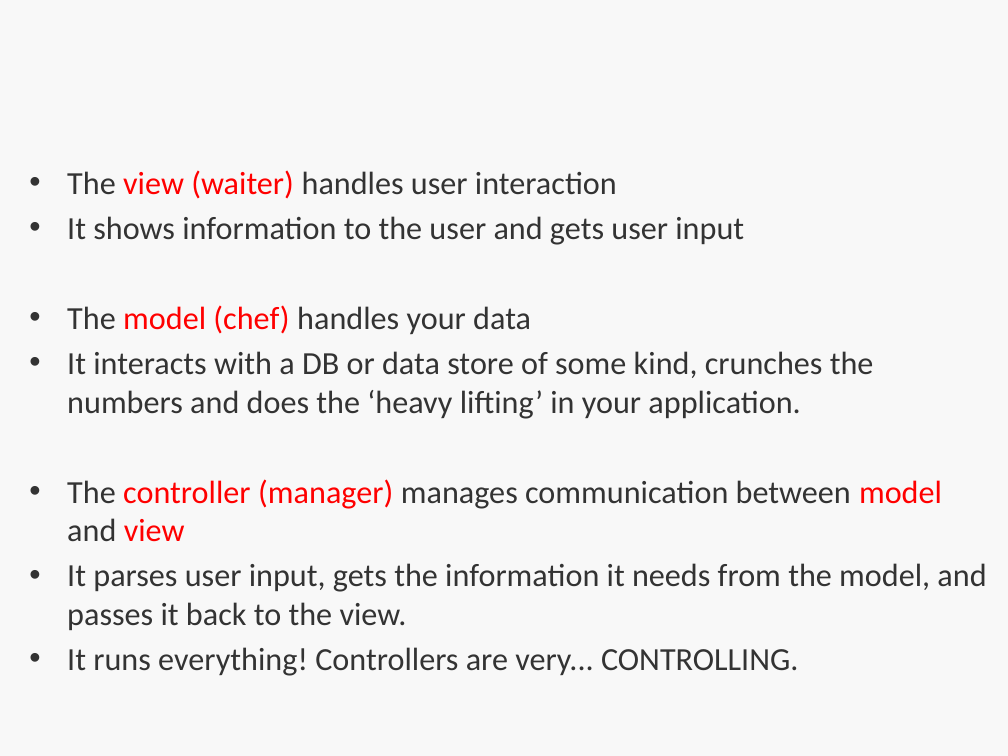
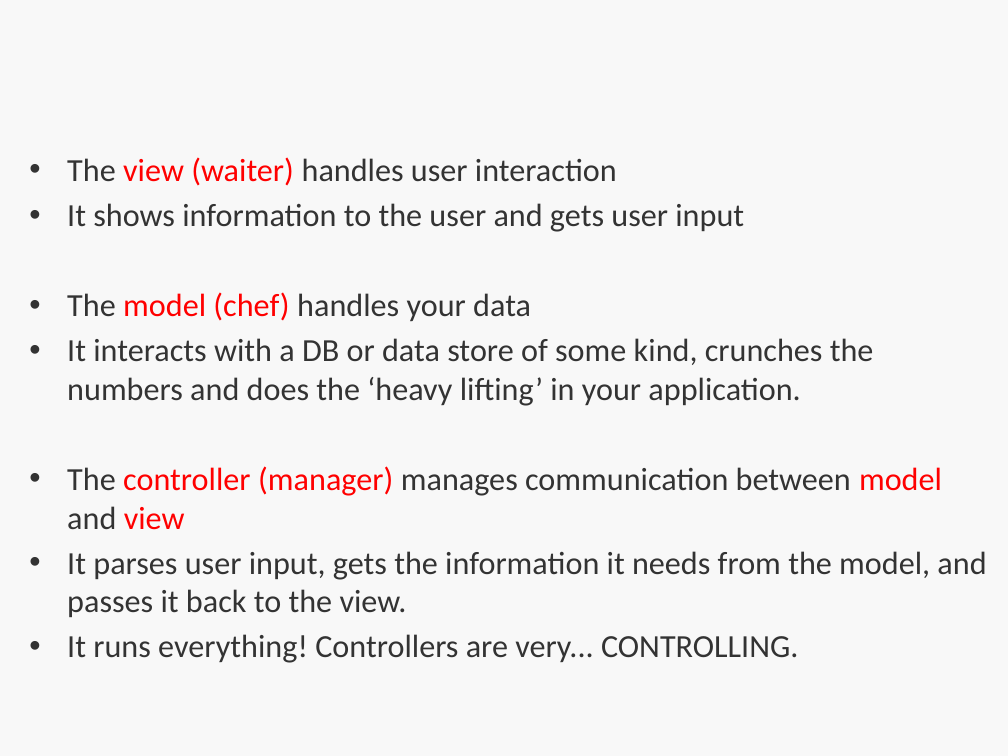
Before and after one commit to bootcoder/lectures, a slide deck: slide 9 of 1phase/ruby-mvc-single-res/HT-MVC.pptx. Drawn at 1008x756 pixels with LibreOffice and Linux fonts; fonts in the diff are those of the drawing; background and template pictures are left out. Boxes give left, top, right and bottom in pixels: in the first picture for what was removed or moved away, otherwise in the second. Text is boxed around its words. In the diff, an @@ line names an element or a change of style, - is before the commit and + after.

```diff
--- a/1phase/ruby-mvc-single-res/HT-MVC.pptx
+++ b/1phase/ruby-mvc-single-res/HT-MVC.pptx
@@ text "The view (waiter) handles user ...": place and size @@
-text "The view (waiter) handles user ..." at (67,170,986,676)
+text "The view (waiter) handles user ..." at (67,157,986,663)
```
Also in this commit, not shown: 1 other slide changed, 1 slide added, 4 other files.
